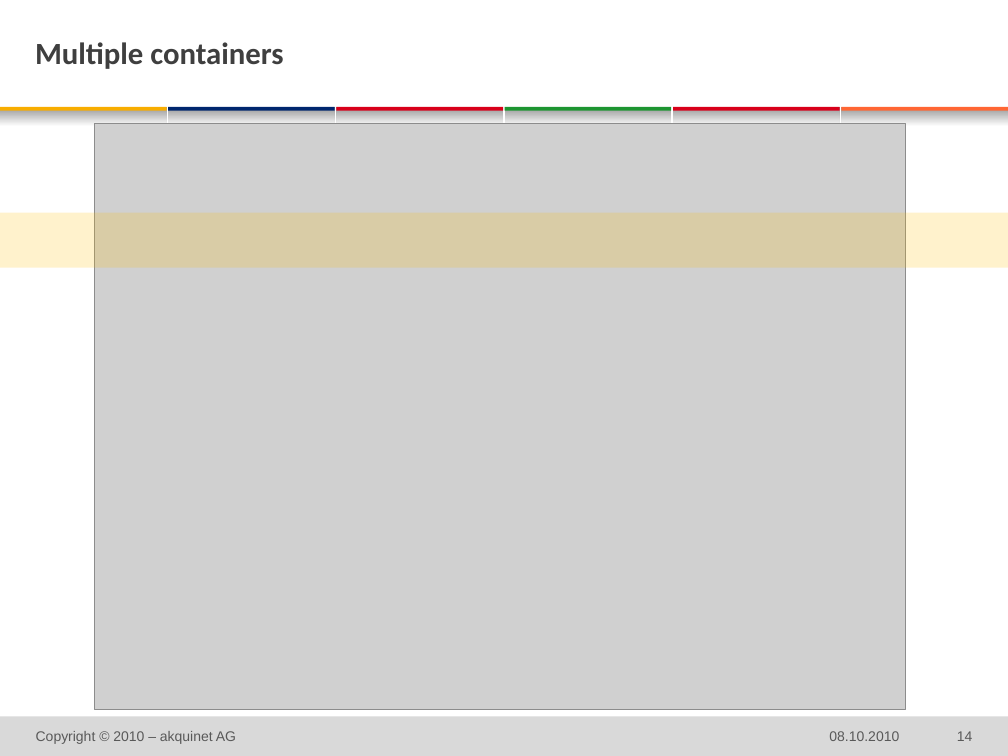
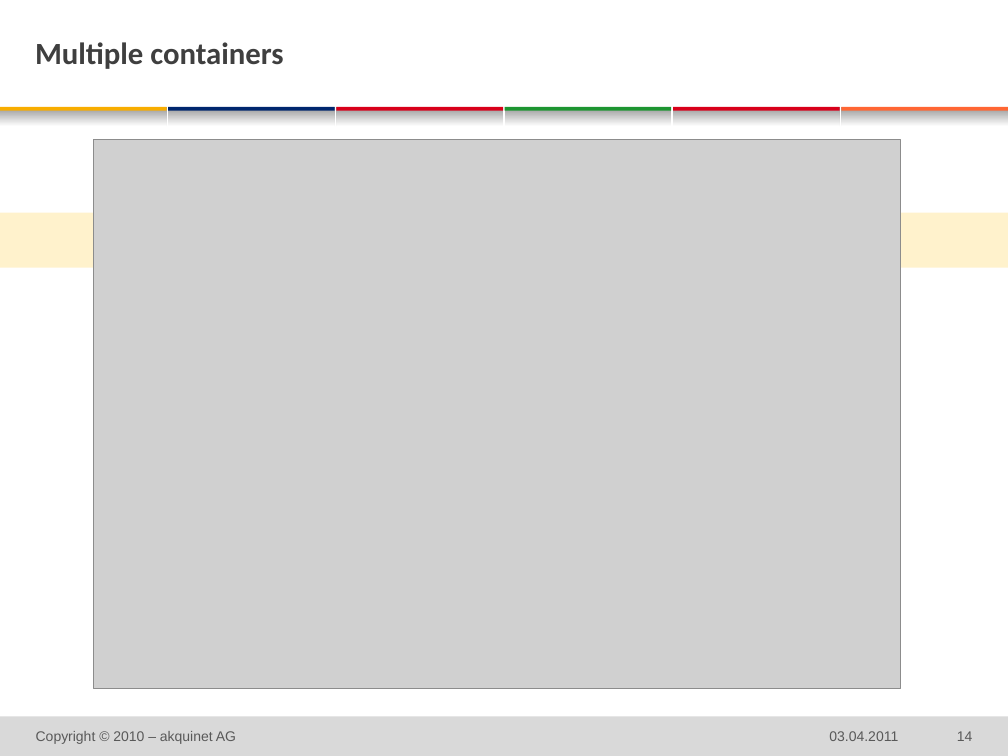
Before and after one commit to michaelschuetz/seamArquillian-sdc2011, a slide deck: slide 14 of doc/sdc_SeamArquillian.pptx. Drawn at 1008x756 pixels with LibreOffice and Linux fonts; fonts in the diff are those of the drawing; grey boxes stand for pictures; background and template pictures are left out. Boxes give left, top, right and bottom in pixels: in the first picture for what was removed or moved away, otherwise in the second. Text is boxed around its words. In the diff, an @@ line names an element or a change of style, - is before the commit and + after.

```diff
--- a/doc/sdc_SeamArquillian.pptx
+++ b/doc/sdc_SeamArquillian.pptx
@@ picture: place and size @@
-picture at [95, 123, 906, 709]
+picture at [93, 140, 900, 688]
@@ text at [829, 731, 898, 741]: text changed @@
-08.10.2010
+03.04.2011
```
Also in this commit, not shown: 14 other slides changed, 1 slide added, 1 slide removed.
